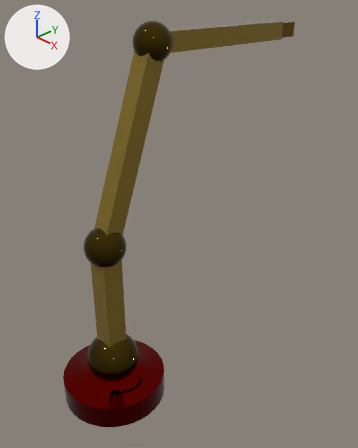
The Blender file Modulo 1 - Manual de operación de - grúa articulada Fassi, Hiab, Hyva/views/componentes/Mando/Fire.blend as it was, and as the next commit left it.
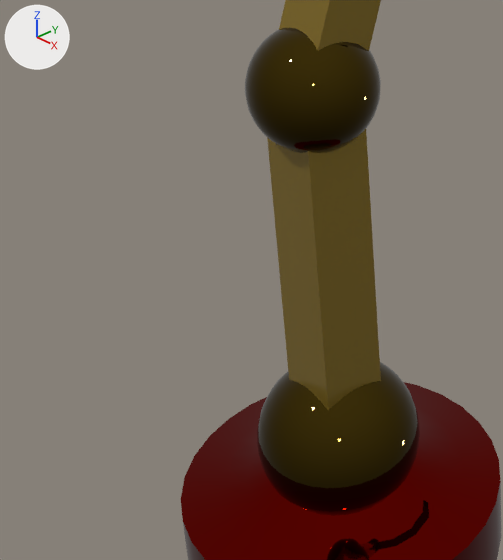
Each version appears first whole from a 50 mm camera at (1.592, -1.084, 1.668) aimed at (0.005, 0.441, 0.595), and next in a close-up on the part from 2% to 46% of the width and 49% to 88% of the height. Every picture has the same lights, and +X, +Y and +Z are marked at upper left.
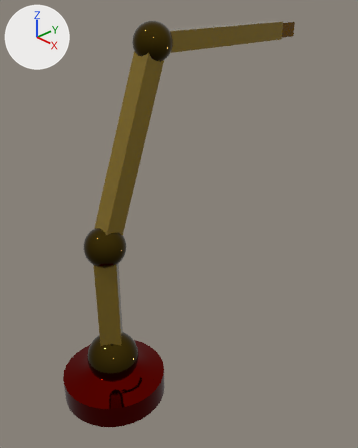
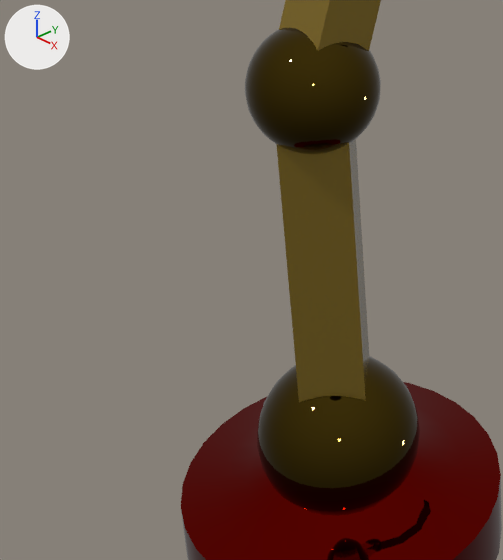
What the commit changed:
Object 'Cylinder' (ob_cylinder) turns from (0, 0, -180) to (0, 0, -221) degrees about x, y and z.
Object 'Sphere' (ob_sphere) turns from (0, 0, -180) to (0, 0, -221) degrees about x, y and z.
Object 'Cube' (ob_cube) turns from (0, 0, -180) to (0, 0, -221) degrees about x, y and z.

Location of each change, [x1, y1, x2, y2] in pixels of the close-ups (503 x 560 px):
'Cylinder', turned
    before: [181, 382, 501, 560]
    after: [181, 382, 502, 560]
'Cube', turned
    before: [267, 129, 381, 410]
    after: [276, 139, 369, 402]
'Sphere', turned
    before: [257, 362, 420, 512]
    after: [257, 356, 420, 512]
